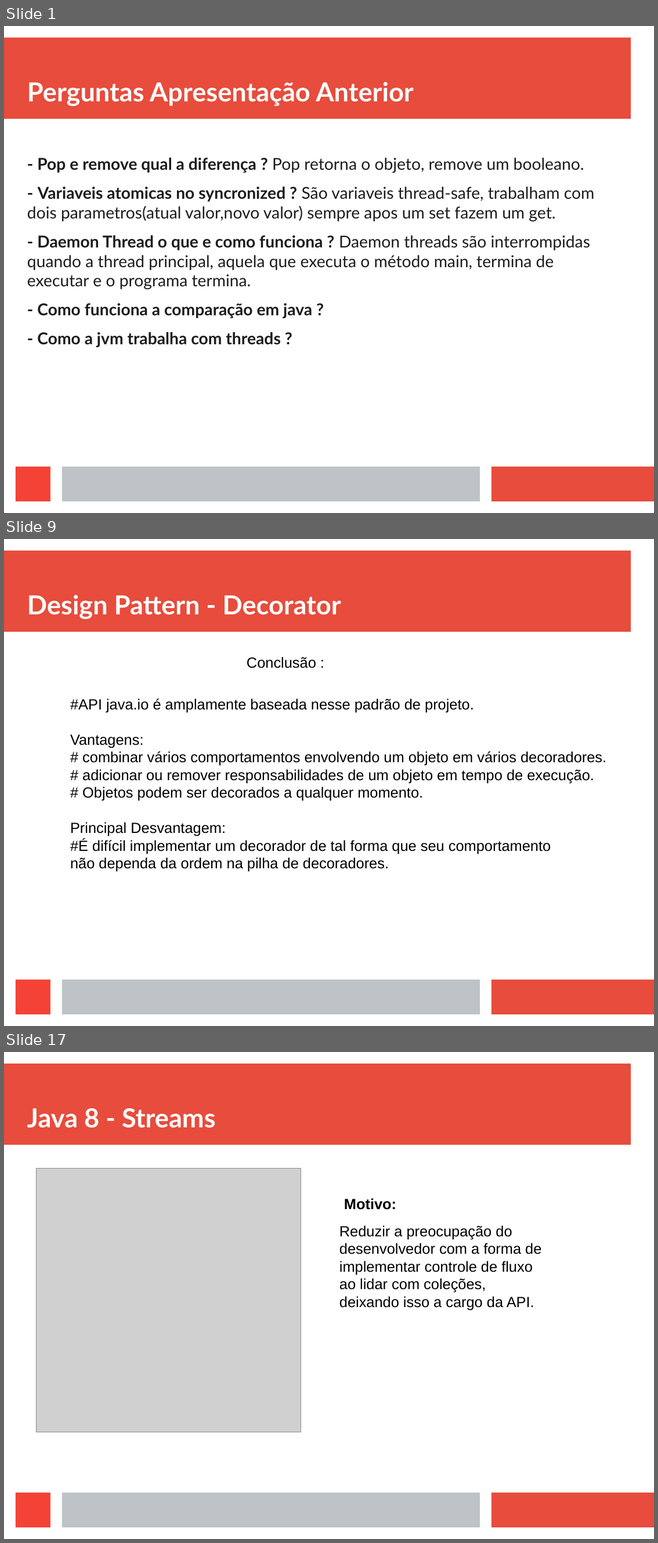
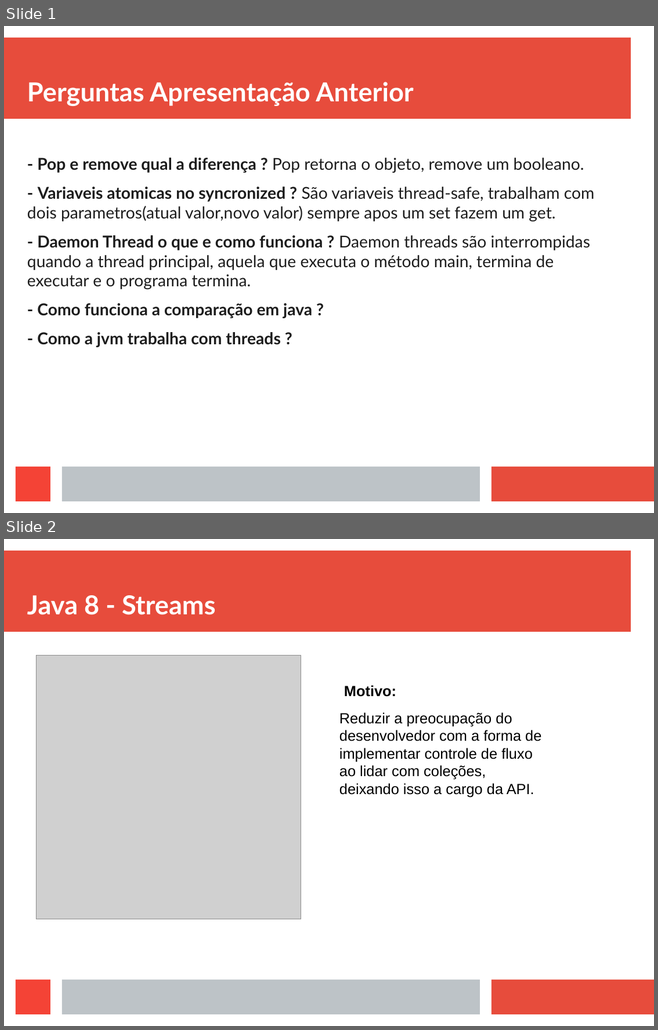
Before and after one commit to viniciusFortti/test, a slide deck: Apresentação/ApresentaçãoTerceiraSemana.odp. Shown one above the other, each under a label of ours: slides 1, 9 and 17 before the commit, slides 1 and 2 after it; the slides between them are not shown. The pictures are 658x1543 and 658x1030 pixels, drawn with LibreOffice and Linux fonts; fonts in the diff are those of the drawing; grey boxes stand for pictures. Boxes give left, top, right and bottom in pixels: in the first picture for what was removed or moved away, otherwise in the second. Text is boxed around its words. In the diff, an @@ line names an element or a change of style, - is before the commit and + after.

Commit message:
adicionar alteracoes na apresentacao

```diff
--- a/Apresentação/ApresentaçãoTerceiraSemana.odp
+++ b/Apresentação/ApresentaçãoTerceiraSemana.odp
@@ slide 9 removed at [4, 539, 654, 1026], background #FFFFFF; not listed: 4 template elements that a slide beside it also shows @@
@@ title removed at [27, 595, 341, 619] @@
-Design Pattern - Decorator
@@ text removed at [246, 657, 316, 668] @@
-Conclusão :
@@ text removed at [70, 699, 606, 872] @@
-#API java.io é amplamente baseada nesse padrão de projeto.
-Vantagens:
-# combinar vários comportamentos envolvendo um objeto em vários decoradores.
-# adicionar ou remover responsabilidades de um objeto em tempo de execução.
-# Objetos podem ser decorados a qualquer momento.
-Principal Desvantagem:
-#É difícil implementar um decorador de tal forma que seu comportamento
-não dependa da ordem na pilha de decoradores.
@@ what was slide 17 is now slide 2 @@
```
Also in this commit, not shown: 9 slides added, 15 other slides removed, 4 other files.
